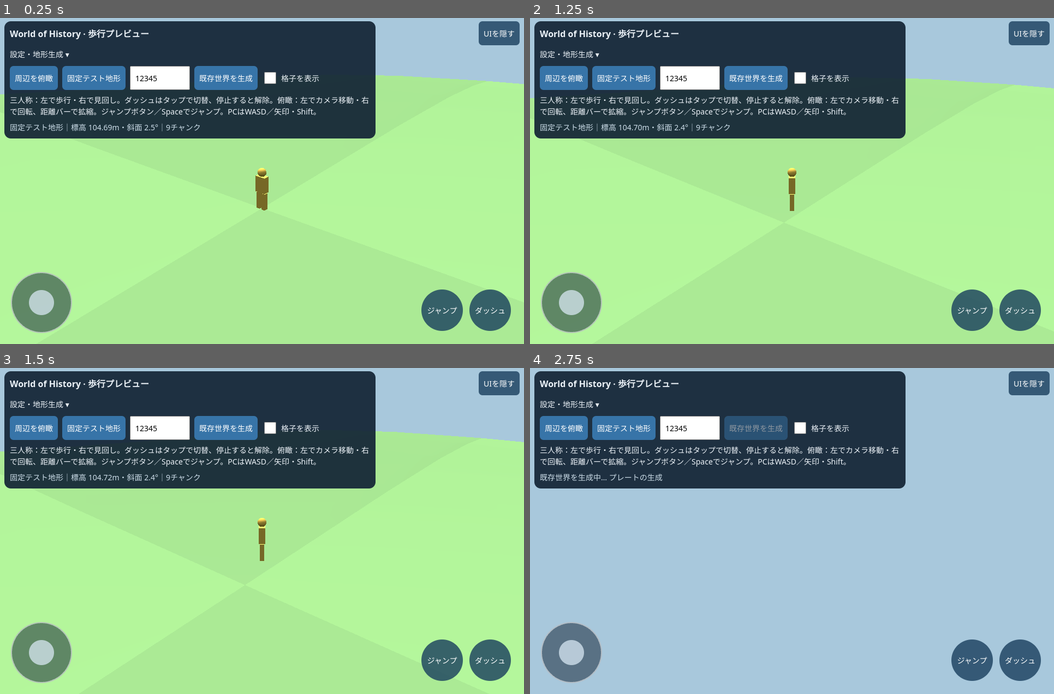
Above: before the commit, frames 1-4 (two rows, left to right).
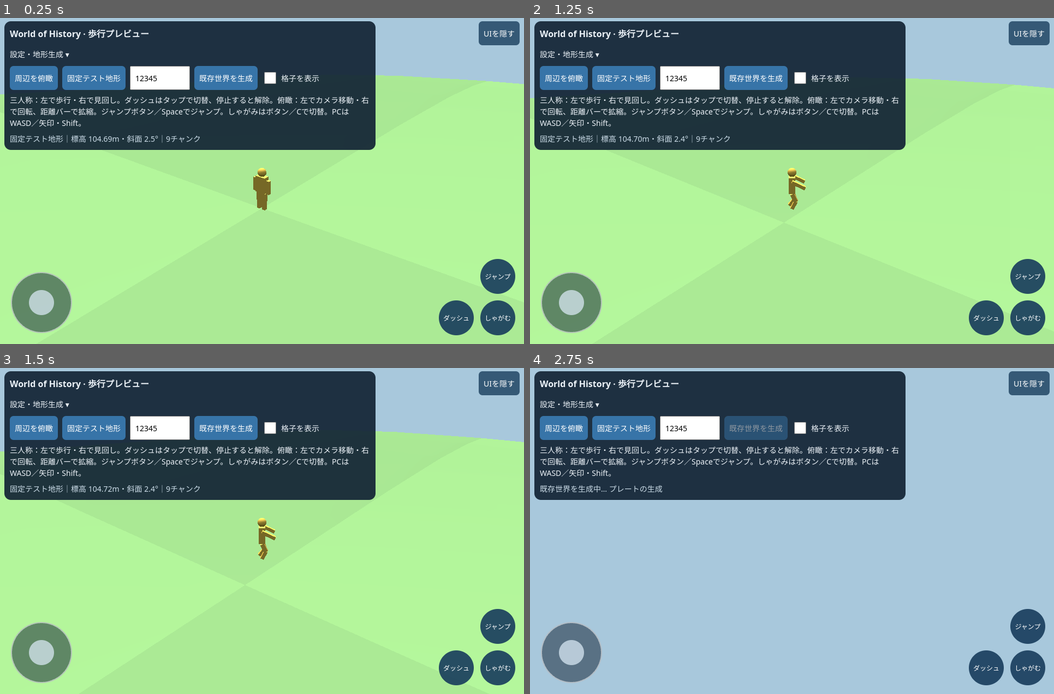
Above: after the commit, the same moments.

Repository: eitommkk1023-a11y/-history-simulation-game-restart
Game: browser game, page previews/terrain-chunks.html
The game is run twice, just before and just after one commit, with the same random seed, the same clock (stepped at 60 frames per second) and the same inputs.
Inputs (mouse positions are in pixels of both pictures, inside the frame that each line leads up to):
- Up to frame 1 (0.25 s): no input
- Up to frame 2 (1.25 s): click (792, 181) at 0.27 s; hold Right from 1.03 s (still down); click (792, 213) at 1.07 s; tap Space at 1.1 s
- Up to frame 3 (1.5 s): keep holding Right
- Up to frame 4 (2.75 s): release Right at 1.53 s; hold Down 1.58-1.85 s; tap Space at 1.6, 2.1, 2.6 s; click (687, 498) at 1.67 s; hold Left 1.9-2.47 s; click "既存世界を生成" at 2.02 s; click (896, 482) at 2.27 s; tap D at 2.52 s; hold Up from 2.52 s (still down)

The runs differ from the first frame. In frame 1, 5.1% of the frame differs, in the area x 0-99%, y 27-98%; in frame 2, 5.1%; in frame 3, 5.1%; in frame 4, 4.9%.

Commit message:
Arrange action buttons in a safe-area grid and animate locomotion with crouching

Diff:
--- a/previews/terrain-chunks.html
+++ b/previews/terrain-chunks.html
@@ -14,12 +14,14 @@
   @media(orientation:landscape) and (max-height:500px){header{max-width:620px;padding:6px 10px}h1{font-size:14px}header p{font-size:12px;margin-top:4px}.controls{gap:5px}}
   #joystick{position:fixed;z-index:3;left:max(20px,env(safe-area-inset-left));bottom:max(20px,env(safe-area-inset-bottom));width:112px;height:112px;border-radius:50%;background:#14253688;border:2px solid #ffffff88;touch-action:none;user-select:none;display:grid;place-items:center;padding:0}
   #stick{width:46px;height:46px;border-radius:50%;background:#d9e9f4bb;pointer-events:none}
-  #sprint{position:fixed;z-index:3;right:max(24px,env(safe-area-inset-right));bottom:max(24px,env(safe-area-inset-bottom));border-radius:50%;width:76px;height:76px;background:#183d5ccc;touch-action:none;user-select:none}
   #sprint.active{background:#aa7821}#movementNotice{position:fixed;bottom:26px;left:150px;right:120px;text-align:center;pointer-events:none;text-shadow:0 1px 4px #000;color:white}
   [hidden]{display:none!important}body.ui-hidden header,body.ui-hidden #movementNotice{display:none!important}
   #uiToggle{position:fixed;right:max(8px,env(safe-area-inset-right));top:max(8px,env(safe-area-inset-top));z-index:5;background:#183d5ccc}
   header{right:100px}#sprint.active{background:#efb52c;color:#172436;box-shadow:0 0 12px 5px #ffd34eaa}
-  #jump{position:fixed;z-index:3;right:max(112px,env(safe-area-inset-right));bottom:max(24px,env(safe-area-inset-bottom));width:76px;height:76px;border-radius:50%;background:#183d5ccc;touch-action:none;user-select:none}
+  #actions{position:fixed;z-index:3;right:calc(16px + env(safe-area-inset-right));bottom:calc(16px + env(safe-area-inset-bottom));display:grid;grid-template-columns:repeat(2,64px);gap:12px}
+  #actions button{width:64px;height:64px;border-radius:50%;background:#183d5ce8;touch-action:none;user-select:none;padding:4px;font-size:12px}
+  #actions #jump{grid-column:2;grid-row:1}#actions #sprint{grid-column:1;grid-row:2}#actions #crouch{grid-column:2;grid-row:2}
+  #actions button.active{background:#efb52c;color:#172436;box-shadow:0 0 8px 3px #ffd34e88}
 </style>
 <button id="uiToggle" aria-pressed="false">UIを隠す</button>
 <header>
@@ -34,14 +36,17 @@
     <label><input id="wire" type="checkbox">格子を表示</label>
     <label id="overviewDistance" hidden>俯瞰距離<input id="distance" type="range" min="20" max="300" value="100"></label>
   </div>
-  <p>三人称：左で歩行・右で見回し。ダッシュはタップで切替、停止すると解除。俯瞰：左でカメラ移動・右で回転、距離バーで拡縮。ジャンプボタン／Spaceでジャンプ。PCはWASD／矢印・Shift。</p>
+  <p>三人称：左で歩行・右で見回し。ダッシュはタップで切替、停止すると解除。俯瞰：左でカメラ移動・右で回転、距離バーで拡縮。ジャンプボタン／Spaceでジャンプ。しゃがみはボタン／Cで切替。PCはWASD／矢印・Shift。</p>
   <p id="status" role="status">準備中…</p>
   </details>
   <p id="orientationHint">端末を横向きにすると、広く見渡せます。</p>
 </header>
 <button id="joystick" aria-label="移動スティック"><span id="stick"></span></button>
+<div id="actions">
 <button id="sprint" aria-label="ダッシュ切替" aria-pressed="false">ダッシュ</button>
 <button id="jump" aria-label="ジャンプ">ジャンプ</button>
+<button id="crouch" aria-label="しゃがみ切替" aria-pressed="false">しゃがむ</button>
+</div>
 <div id="movementNotice" role="status"></div>
 <script>
   window.addEventListener('error',e=>document.getElementById('status').textContent='エラー: '+e.message);
--- a/previews/terrain-chunks.mjs
+++ b/previews/terrain-chunks.mjs
@@ -16,11 +16,32 @@
 const raycaster=new THREE.Raycaster();
 const marker=new THREE.Group();
 const markerMaterial=new THREE.MeshLambertMaterial({color:0xe5b348});
-function part(geometry,x,y,z){const m=new THREE.Mesh(geometry,markerMaterial);m.position.set(x,y,z);marker.add(m);}
-part(new THREE.SphereGeometry(.17,12,8),0,1.53,0);
-part(new THREE.BoxGeometry(.45,.65,.24),0,1.05,0);
-part(new THREE.BoxGeometry(.16,.7,.18),-.13,.35,0);
-part(new THREE.BoxGeometry(.16,.7,.18),.13,.35,0);
+const hips=new THREE.Group();marker.add(hips);
+function bodyPart(parent,geometry,x,y,z){const mesh=new THREE.Mesh(geometry,markerMaterial);mesh.position.set(x,y,z);parent.add(mesh);return mesh;}
+const torso=new THREE.Group();hips.add(torso);
+bodyPart(torso,new THREE.BoxGeometry(.45,.65,.24),0,.35,0);
+bodyPart(torso,new THREE.SphereGeometry(.17,12,8),0,.83,0);
+function limb(parent,x,y,length,width){const joint=new THREE.Group();joint.position.set(x,y,0);parent.add(joint);bodyPart(joint,new THREE.BoxGeometry(width,length,width),0,-length/2,0);return joint;}
+const legs=[limb(hips,-.13,0,.35,.16),limb(hips,.13,0,.35,.16)];
+const knees=legs.map(leg=>limb(leg,0,-.35,.35,.14));
+const arms=[limb(torso,-.32,.57,.55,.13),limb(torso,.32,.57,.55,.13)];
+let crouched=false,gaitPhase=0,motionMode='idle';
+function animatePlayer(dt){
+  const airborne=jumpHeight>0||jumpVelocity!==0;
+  motionMode=airborne?(wasMoving?(sprintOn?'run-jump':'walk-jump'):'jump'):
+    crouched?(wasMoving?'crouch-walk':'crouch'):wasMoving?(sprintOn?'run':'walk'):'idle';
+  if(wasMoving&&!airborne)gaitPhase+=Math.min(dt,.05)*(crouched?5:sprintOn?13:8);
+  const stride=wasMoving?Math.sin(gaitPhase)*(crouched?.22:sprintOn?.75:.42):0;
+  for(let i=0;i<2;i++){
+    const wave=i===0?stride:-stride;
+    legs[i].rotation.x=airborne?-.45+(i?.15:0):(crouched?-.85:0)+wave;
+    knees[i].rotation.x=airborne?.9:crouched?1.5:Math.max(0,-wave)*.9;
+    arms[i].rotation.x=airborne?-1.1:-wave*.9+(crouched?-.45:0);
+  }
+  // Keep the lowest foot on the contact plane; airborne poses can tuck their feet.
+  hips.position.y=airborne?.7:Math.max(...legs.map((leg,i)=>.35*Math.cos(leg.rotation.x)+.35*Math.cos(leg.rotation.x+knees[i].rotation.x)));
+  torso.rotation.x=crouched?.3:sprintOn&&wasMoving?.12:0;
+}
 scene.add(marker);
 let state=null,worker=null,requestId=0,yaw=.7,pitch=.4;
 let markerPoint=null,overview=false;
@@ -46,7 +67,7 @@
 }
 function resize(){renderer.setSize(innerWidth,innerHeight);camera.aspect=innerWidth/innerHeight;camera.updateProjectionMatrix();updateCamera();}
 function clearTerrain(){
-  resetInput();markerPoint=null;jumpHeight=0;jumpVelocity=0;
+  resetInput();crouched=false;crouchButton.classList.remove('active');crouchButton.setAttribute('aria-pressed','false');markerPoint=null;jumpHeight=0;jumpVelocity=0;
   if(state)for(const {mesh}of state.entries){scene.remove(mesh);mesh.geometry.dispose();mesh.material.dispose();}
   state=null;marker.visible=false;
 }
@@ -156,6 +177,7 @@
   if(e.pointerId!==stickId)return;stickId=null;stickInput.x=stickInput.y=0;stick.style.transform='';
 });
 function setSprint(value){
+  if(value&&crouched){crouched=false;crouchButton.classList.remove('active');crouchButton.setAttribute('aria-pressed','false');}
   sprintOn=!overview&&value;sprint.classList.toggle('active',sprintOn);sprint.setAttribute('aria-pressed',String(sprintOn));
 }
 function pressAction(button,action){
@@ -163,22 +185,24 @@
   button.addEventListener('keydown',e=>{if(e.code==='Enter'||e.code==='Space'){e.preventDefault();e.stopPropagation();if(!e.repeat)action();}});
 }
 pressAction(sprint,()=>setSprint(!sprintOn));
-const jumpButton=document.getElementById('jump');
-function startJump(){if(!overview&&state&&jumpHeight===0&&jumpVelocity===0)jumpVelocity=5;}
+const jumpButton=document.getElementById('jump'),crouchButton=document.getElementById('crouch');
+function toggleCrouch(){if(overview||jumpHeight>0||jumpVelocity!==0)return;crouched=!crouched;setSprint(false);crouchButton.classList.toggle('active',crouched);crouchButton.setAttribute('aria-pressed',String(crouched));}
+pressAction(crouchButton,toggleCrouch);
+function startJump(){if(!overview&&state&&!crouched&&jumpHeight===0&&jumpVelocity===0)jumpVelocity=5;}
 pressAction(jumpButton,startJump);
 document.getElementById('uiToggle').onclick=()=>{
   const hidden=document.body.classList.toggle('ui-hidden');resetInput();
   document.getElementById('uiToggle').textContent=hidden?'UIを表示':'UIを隠す';
   document.getElementById('uiToggle').setAttribute('aria-pressed',String(hidden));
 };
-const movementKeys=new Set(['KeyW','KeyA','KeyS','KeyD','ArrowUp','ArrowDown','ArrowLeft','ArrowRight','ShiftLeft','ShiftRight','Space']);
+const movementKeys=new Set(['KeyW','KeyA','KeyS','KeyD','ArrowUp','ArrowDown','ArrowLeft','ArrowRight','ShiftLeft','ShiftRight','Space','KeyC']);
 window.addEventListener('keydown',e=>{if(/INPUT|TEXTAREA|SELECT/.test(e.target.tagName)||e.target.isContentEditable)return;
-  if(movementKeys.has(e.code)){e.preventDefault();if(e.code==='Space'){if(!e.repeat)startJump();}else if(e.code.startsWith('Shift')&&!e.repeat)setSprint(!sprintOn);else keys.add(e.code);}});
+  if(movementKeys.has(e.code)){e.preventDefault();if(e.code==='KeyC'){if(!e.repeat)toggleCrouch();}else if(e.code==='Space'){if(!e.repeat)startJump();}else if(e.code.startsWith('Shift')&&!e.repeat)setSprint(!sprintOn);else keys.add(e.code);}});
 window.addEventListener('keyup',e=>keys.delete(e.code));
 window.addEventListener('blur',resetInput);
 document.addEventListener('visibilitychange',()=>{if(document.hidden)resetInput();});
 document.getElementById('viewMode').onclick=()=>{overview=!overview;resetInput();jumpHeight=0;jumpVelocity=0;if(markerPoint)marker.position.y=markerPoint.elevationM-state.origin.elevationM;if(overview){overviewView.target.copy(marker.position);overviewView.target.y+=1.2;}
-  document.getElementById('overviewDistance').hidden=!overview;sprint.hidden=overview;jumpButton.hidden=overview;joystick.setAttribute('aria-label',overview?'俯瞰カメラ移動':'移動スティック');document.getElementById('viewMode').textContent=overview?'三人称に戻る':'周辺を俯瞰';updateCamera();};
+  document.getElementById('overviewDistance').hidden=!overview;document.getElementById('actions').hidden=overview;joystick.setAttribute('aria-label',overview?'俯瞰カメラ移動':'移動スティック');document.getElementById('viewMode').textContent=overview?'三人称に戻る':'周辺を俯瞰';updateCamera();};
 let lastTime=null;
 function frame(time){
   const dt=lastTime===null?0:(time-lastTime)/1000;lastTime=time;
@@ -192,7 +216,7 @@
         overviewView.target.z+=(-x*Math.sin(overviewView.yaw)+y*Math.cos(overviewView.yaw))*scale;updateCamera();
       }
     }else if(Math.hypot(x,y)>.08){
-      const next=stepTerrainWalker(markerPoint,{x,y,yaw,sprint:sprintOn},dt,groundAt);
+      const next=stepTerrainWalker(markerPoint,{x,y,yaw,sprint:sprintOn,crouch:crouched},dt,groundAt);
       const dx=next.xM-markerPoint.xM,dy=next.yM-markerPoint.yM;
       wasMoving=Math.hypot(dx,dy)>0;if(!wasMoving)setSprint(false);
       if(wasMoving){marker.rotation.y=Math.atan2(dx,dy);placeMarker(next.xM,next.yM);}
@@ -204,6 +228,7 @@
     if(jumpHeight<=0){jumpHeight=0;jumpVelocity=0;}
     marker.position.y=markerPoint.elevationM-state.origin.elevationM+jumpHeight;updateCamera();
   }
+  if(state&&!document.hidden&&!overview){animatePlayer(dt);updateCamera();}
   requestAnimationFrame(frame);
 }
 requestAnimationFrame(frame);
@@ -227,5 +252,5 @@
 window.addEventListener('resize',resize);
 window.visualViewport?.addEventListener('resize',resize);
 // The preview's diagnostic state supports inspection of the rendered ground surface.
-globalThis.__chunkPreview={get air(){return {height:jumpHeight,velocity …(183 unchanged characters)…
-resize();showFixture();
+globalThis.__chunkPreview={get motion(){return {mode:motionMode,leg:legs[0].rotation.x,hip:hips.position.y};},get air(){return {height:jumpHeight,velocity …(183 unchanged characters)…
+animatePlayer(0);resize();showFixture();
--- a/src/player/terrain-walker.mjs
+++ b/src/player/terrain-walker.mjs
@@ -4,7 +4,7 @@
   if(!Number.isFinite(dt)||dt<=0)return result;
   const ix=Number.isFinite(input.x)?input.x:0,iy=Number.isFinite(input.y)?input.y:0;
   const yaw=Number.isFinite(input.yaw)?input.yaw:0;
-  const length=Math.max(1,Math.hypot(ix,iy)),speed=input.sprint?4:1.5;
+  const length=Math.max(1,Math.hypot(ix,iy)),speed=input.crouch?.65:input.sprint?4:1.5;
   const dx=(ix*Math.cos(yaw)+iy*Math.sin(yaw))/length*speed*Math.min(dt,.05);
   const dy=(-ix*Math.sin(yaw)+iy*Math.cos(yaw))/length*speed*Math.min(dt,.05);
   const distance=Math.hypot(dx,dy);if(!distance)return result;
--- /dev/null
+++ b/tests/locomotion.browser.cjs
@@ -0,0 +1,12 @@
+const {chromium}=require('playwright'),fs=require('fs'),assert=require('node:assert/strict');
+(async()=>{const b=await chromium.launch({executablePath:'/usr/bin/chromium',args:['--no-sandbox','--enable-unsafe-swiftshader']});try{
+for(const [width,height]of [[667,375],[844,390],[1180,820]]){
+const p=await b.newPage({viewport:{width,height},hasTouch:true});await p.route('http://woh.test/play',r=>r.fulfill({contentType:'text/html',body:fs.readFileSync('exports/World-of-History.html','utf8')}));await p.goto('http://woh.test/play');await p.waitForFunction(()=>window.__chunkPreview?.state);
+const buttons=['joystick','sprint','jump','crouch'];const boxes=[];for(const id of buttons){const box=await p.locator('#'+id).boundingBox();assert.ok(box,id);assert.ok(box.width>=44&&box.height>=44&&box.x>=0&&box.y>=0&&box.x+box.width<=width&&box.y+box.height<=height,id);boxes.push(box);}for(let i=0;i<boxes.length;i++)for(let j=0;j<i;j++){const a=boxes[i],b=boxes[j];assert.ok(a.x>=b.x+b.width||b.x>=a.x+a.width||a.y>=b.y+b.height||b.y>=a.y+a.height,'controls never overlap');}
+await p.locator('#uiToggle').click();for(const id of buttons)assert.ok(await p.locator('#'+id).isVisible());
+const motion=()=>p.evaluate(()=>__chunkPreview.motion);
+await p.keyboard.down('w');await p.waitForTimeout(180);assert.equal((await motion()).mode,'walk');const angle=(await motion()).leg;await p.waitForTimeout(120);assert.notEqual((await motion()).leg,angle);
+await p.locator('#jump').click();await p.waitForTimeout(120);assert.equal((await motion()).mode,'walk-jump');await p.waitForTimeout(1200);
+await p.locator('#sprint').click();await p.waitForTimeout(100);assert.equal((await motion()).mode,'run');await p.locator('#jump').click();await p.waitForTimeout(120);assert.equal((await motion()).mode,'run-jump');await p.waitForTimeout(1200);
+await p.locator('#crouch').click();await p.waitForTimeout(120);assert.equal((await motion()).mode,'crouch-walk');assert.equal(await p.locator('#sprint').getAttribute('aria-pressed'),'false');await p.keyboard.up('w');await p.waitForTimeout(150);assert.equal((await motion()).mode,'crouch');assert.ok((await motion()).hip<.7);await p.locator('#crouch').click();await p.waitForTimeout(120);assert.equal((await motion()).mode,'idle');await p.screenshot({path:`/tmp/woh-review/locomotion-${width}.png`});console.log(JSON.stringify({viewport:[width,height],layout:true,sixActions:true}));await p.close();
+}}finally{await b.close();}})().catch(e=>{console.error(e);process.exitCode=1;});
--- a/tests/walking.test.mjs
+++ b/tests/walking.test.mjs
@@ -23,3 +23,7 @@
  assert.ok(stepTerrainWalker(p,{x:1,y:0,yaw:0,sprint:true},10,flat).xM<=10.2+1e-9);
  assert.deepEqual(stepTerrainWalker(p,{x:1},NaN,flat),{...p,blocked:false});
 });
+test('crouch walking is slower and takes priority over sprint',()=>{
+ near(travel({x:1,y:0,yaw:0,crouch:true}).xM,10.65);
+ near(travel({x:1,y:0,yaw:0,crouch:true,sprint:true}).xM,10.65);
+});
Not shown, changed: docs/walking-preview.md
